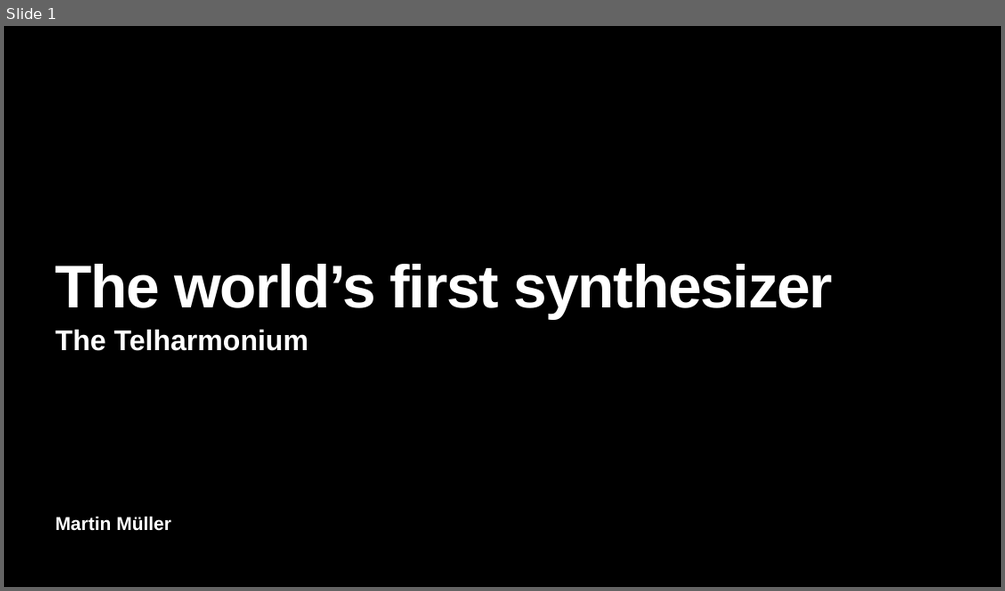
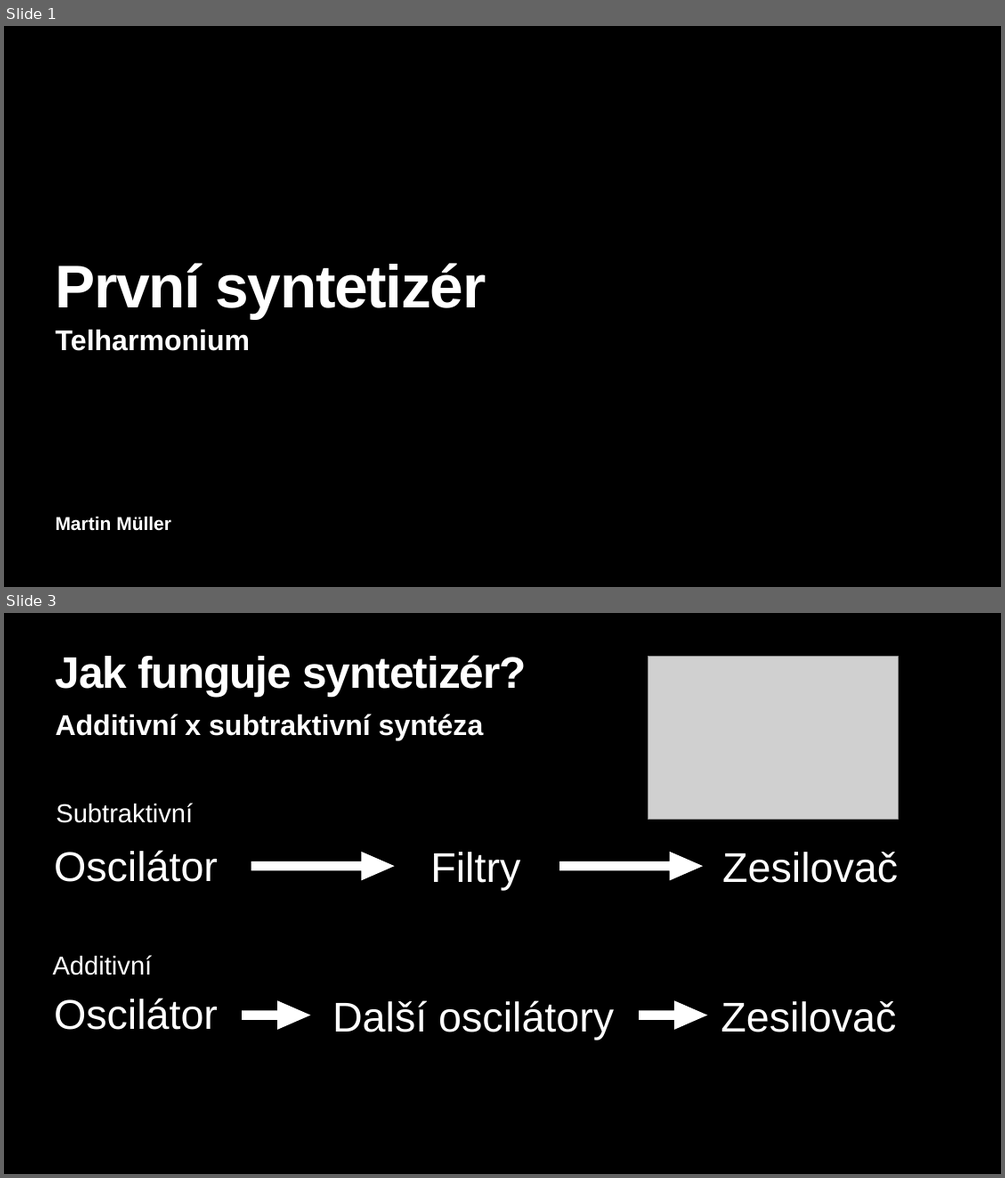
Before and after one commit to MikeOxlongfrfr/goethe, a slide deck: Telharmonium.pptx. Shown one above the other, each under a label of ours: slide 1 before the commit, slides 1 and 3 after it; the slides between them are not shown. The pictures are 1005x591 and 1005x1178 pixels, drawn with LibreOffice and Linux fonts; fonts in the diff are those of the drawing; grey boxes stand for pictures. Boxes give left, top, right and bottom in pixels: in the first picture for what was removed or moved away, otherwise in the second. Text is boxed around its words. In the diff, an @@ line names an element or a change of style, - is before the commit and + after.

```diff
--- a/Telharmonium.pptx
+++ b/Telharmonium.pptx
@@ slide 3 added at <box>4,613,1001,1174</box>, background #000000 @@
@@ title added at <box>56,655,526,696</box>, 85 pt, text #FFFFFF, bold @@
+Jak funguje syntetizér?
@@ picture added at <box>647,657,898,819</box> @@
@@ text added at <box>56,714,484,740</box>, 55 pt, text #FFFFFF, bold @@
+Additivní x subtraktivní syntéza
@@ text added at <box>56,803,193,823</box>, 50 pt, text #FFFFFF @@
+Subtraktivní
@@ text added at <box>54,850,218,882</box>, 80 pt, text #FFFFFF @@
+Oscilátor
@@ right arrow added at <box>251,852,394,880</box>, fill #FFFFFF @@
@@ text added at <box>430,852,520,891</box>, 80 pt, text #FFFFFF @@
+Filtry
@@ right arrow added at <box>559,852,703,880</box>, fill #FFFFFF @@
@@ text added at <box>722,852,898,883</box>, 80 pt, text #FFFFFF @@
+Zesilovač
@@ text added at <box>53,955,153,975</box>, 50 pt, text #FFFFFF @@
+Additivní
@@ text added at <box>54,997,218,1030</box>, 80 pt, text #FFFFFF @@
+Oscilátor
@@ right arrow added at <box>242,1000,310,1029</box>, fill #FFFFFF @@
@@ text added at <box>332,1000,614,1039</box>, 80 pt, text #FFFFFF @@
+Další oscilátory
@@ right arrow added at <box>639,1000,707,1029</box>, fill #FFFFFF @@
@@ text added at <box>720,1001,896,1032</box>, 80 pt, text #FFFFFF @@
+Zesilovač
@@ slide 1 changed as well @@
@@ title at <box>56,263,486,319</box>: text changed @@
-The world’s first synthesizer
+První syntetizér
@@ subtitle at <box>56,329,250,351</box>: text changed @@
-The Telharmonium
+Telharmonium
```
Also in this commit, not shown: 1 other slide changed, 4 other slides added, 5 slides removed, 1 other file.
